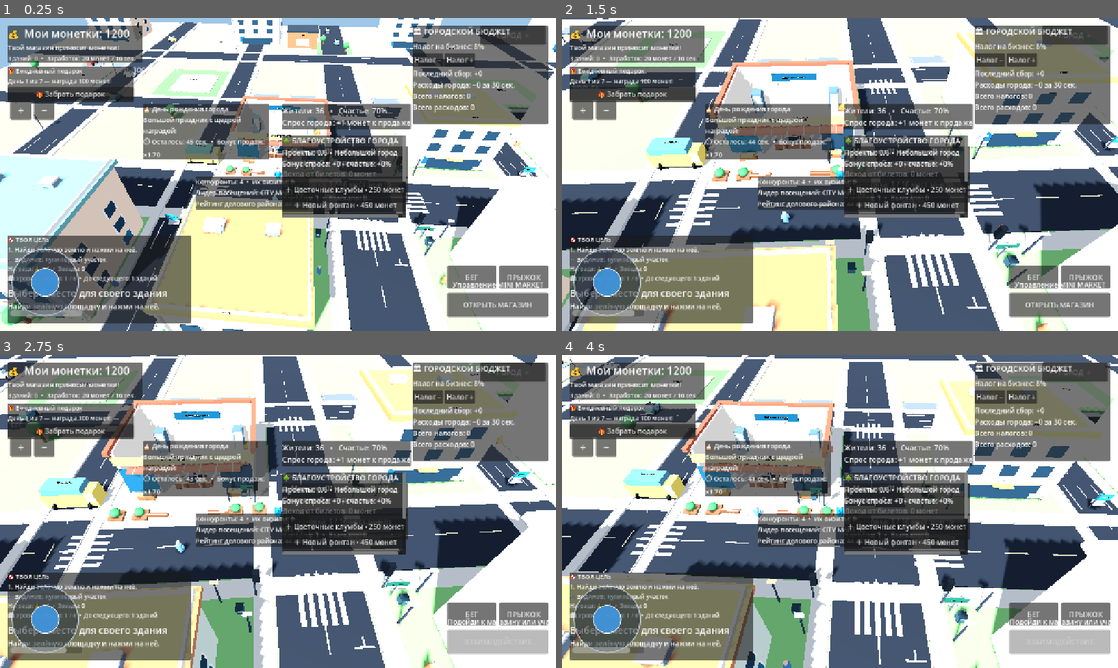
Above: before the commit, frames 1-4 (two rows, left to right).
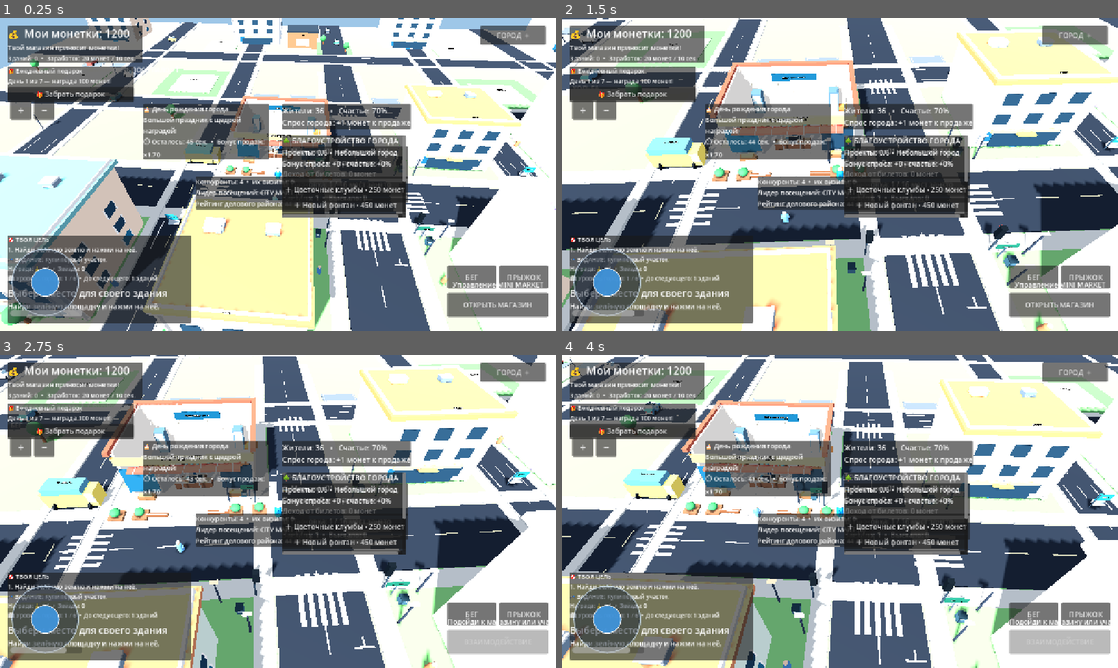
Above: after the commit, the same moments.

Repository: uchihabaha05-del/MINI-WORLD-TYCOON
Game: Godot game, scene res://scenes/Main.tscn
The game is run twice, just before and just after one commit, with the same random seed, the same clock (stepped at 60 frames per second) and the same inputs.
Inputs (mouse positions are in pixels of both pictures, inside the frame that each line leads up to):
- Up to frame 1 (0.25 s): no input
- Up to frame 2 (1.5 s): tap Enter at 0.5 s; move the mouse to (962, 158) at 0.52 s; hold D 0.53-1.25 s; hold Shift 0.53-1.25 s; click (962, 158) at 0.67 s; tap Space at 0.77 s; drag from (728, 190) to (812, 237) at 1.27 s
- Up to frame 3 (2.75 s): move the mouse to (333, 442) at 2.02 s; hold D from 2.03 s (still down); hold Shift from 2.03 s (still down)
- Up to frame 4 (4 s): release D at 2.75 s; release Shift at 2.75 s; drag from (812, 574) to (673, 464) at 2.77 s; move the mouse to (1006, 558) at 3.52 s; hold A from 3.53 s (still down); hold Shift from 3.53 s (still down); tap Space at 3.77 s

The runs differ from the first frame. In frame 1, 7.5% of the frame differs, in the area x 74-99%, y 2-34%; in frame 2, 7.6%, in the area x 40-99%, y 2-64%; in frame 3, 7.6%; in frame 4, 7.6%.

Commit message:
Group municipal finance HUD into collapsible city dashboard

Diff:
--- a/scripts/municipal_finance.gd
+++ b/scripts/municipal_finance.gd
@@ -33,6 +33,8 @@
 
 func _create_hud() -> void:
 	var layer := CanvasLayer.new()
+	layer.add_to_group("city_dashboard_panels")
+	layer.visible = false
 	layer.name = "MunicipalFinanceHUD"
 	layer.layer = 6
 	add_child(layer)
